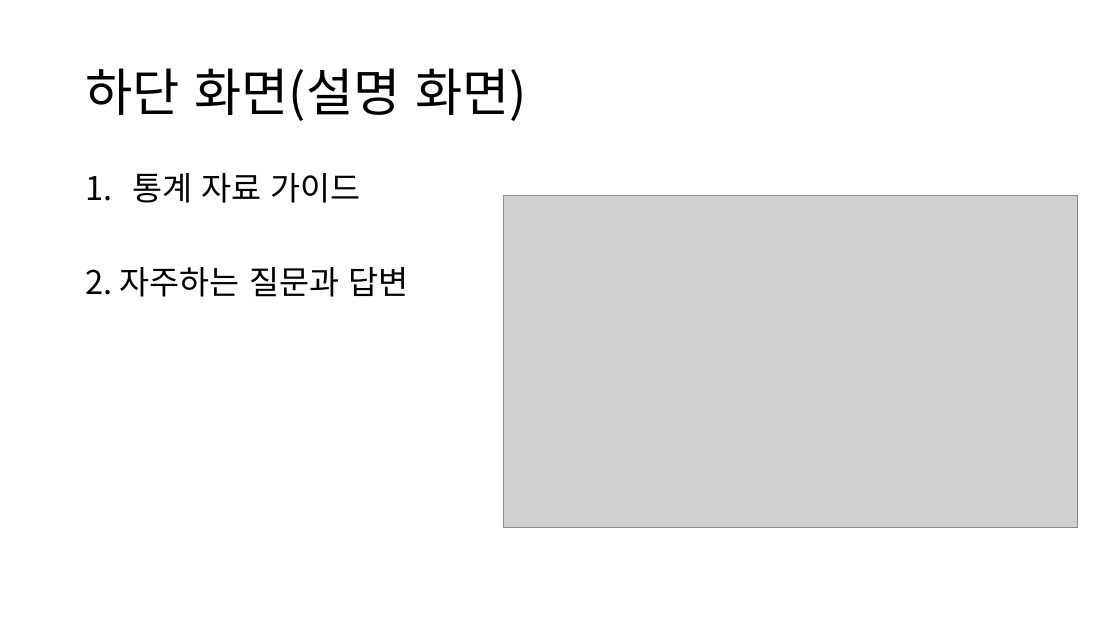
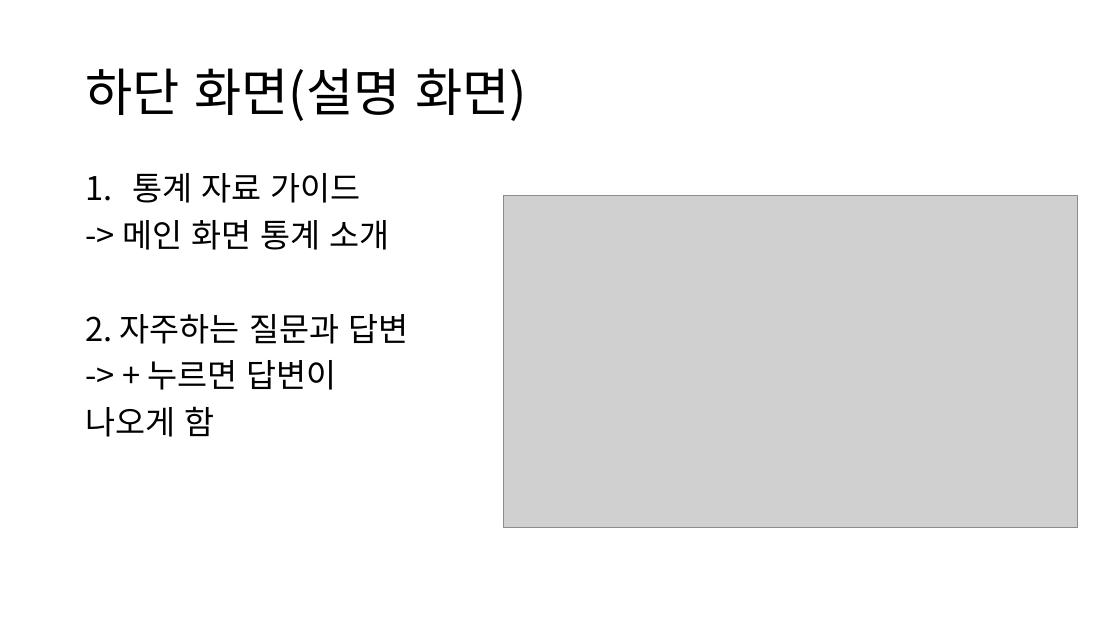
Before and after one commit to CHAESOOBYUNG/ml_project_analysis, a slide deck: slide 3 of 프로젝트 문서/화면설계서.pptx. Drawn at 1120x630 pixels with LibreOffice and Linux fonts; fonts in the diff are those of the drawing; grey boxes stand for pictures. Boxes give left, top, right and bottom in pixels: in the first picture for what was removed or moved away, otherwise in the second. Text is boxed around its words. In the diff, an @@ line names an element or a change of style, - is before the commit and + after.

```diff
--- a/프로젝트 문서/화면설계서.pptx
+++ b/프로젝트 문서/화면설계서.pptx
@@ text at (x1=122, y1=220, x2=390, y2=250): paragraph added @@
+-> 메인 화면 통계 소개
@@ text at (x1=85, y1=360, x2=337, y2=437): paragraphs added @@
+-> + 누르면 답변이
+나오게 함
```
Also in this commit, not shown: 1 other slide changed, 8 other files.
